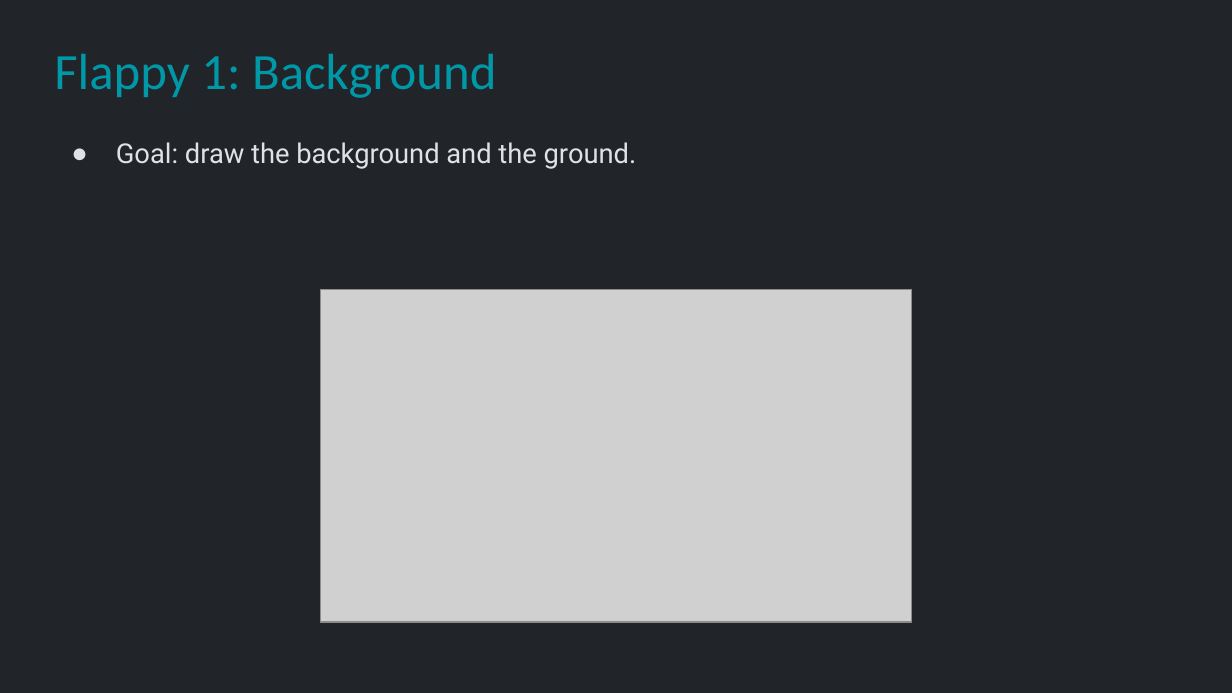
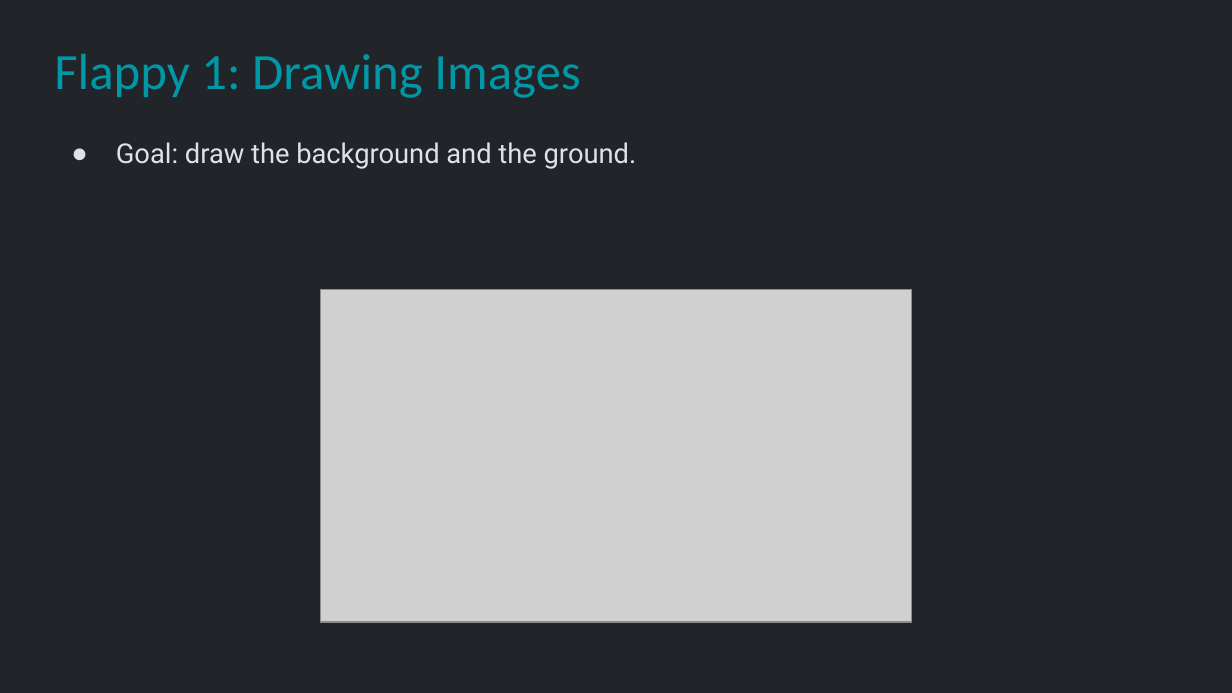
Before and after one commit to Metamate/gar, a slide deck: slide 14 of slides/02 Flappy Bird.pptx. Drawn at 1232x693 pixels with LibreOffice and Linux fonts; fonts in the diff are those of the drawing; grey boxes stand for pictures. Boxes give left, top, right and bottom in pixels: in the first picture for what was removed or moved away, otherwise in the second. Text is boxed around its words. In the diff, an @@ line names an element or a change of style, - is before the commit and + after.

```diff
--- a/slides/02 Flappy Bird.pptx
+++ b/slides/02 Flappy Bird.pptx
@@ title at bbox=[54, 54, 581, 98]: text changed @@
-Flappy 1: Background
+Flappy 1: Drawing Images
```
Also in this commit, not shown: 12 other slides changed, 1 other file.
